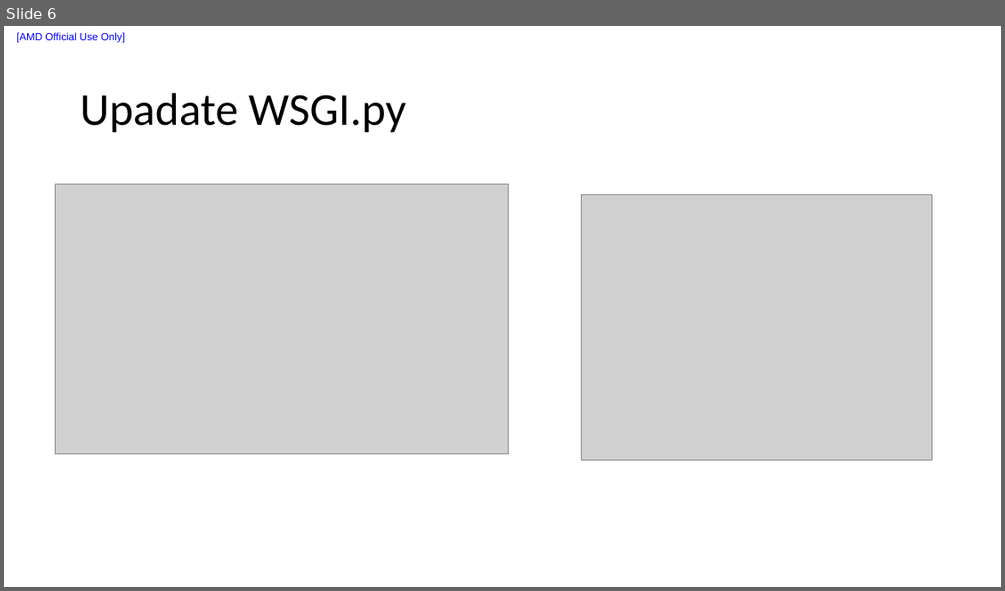
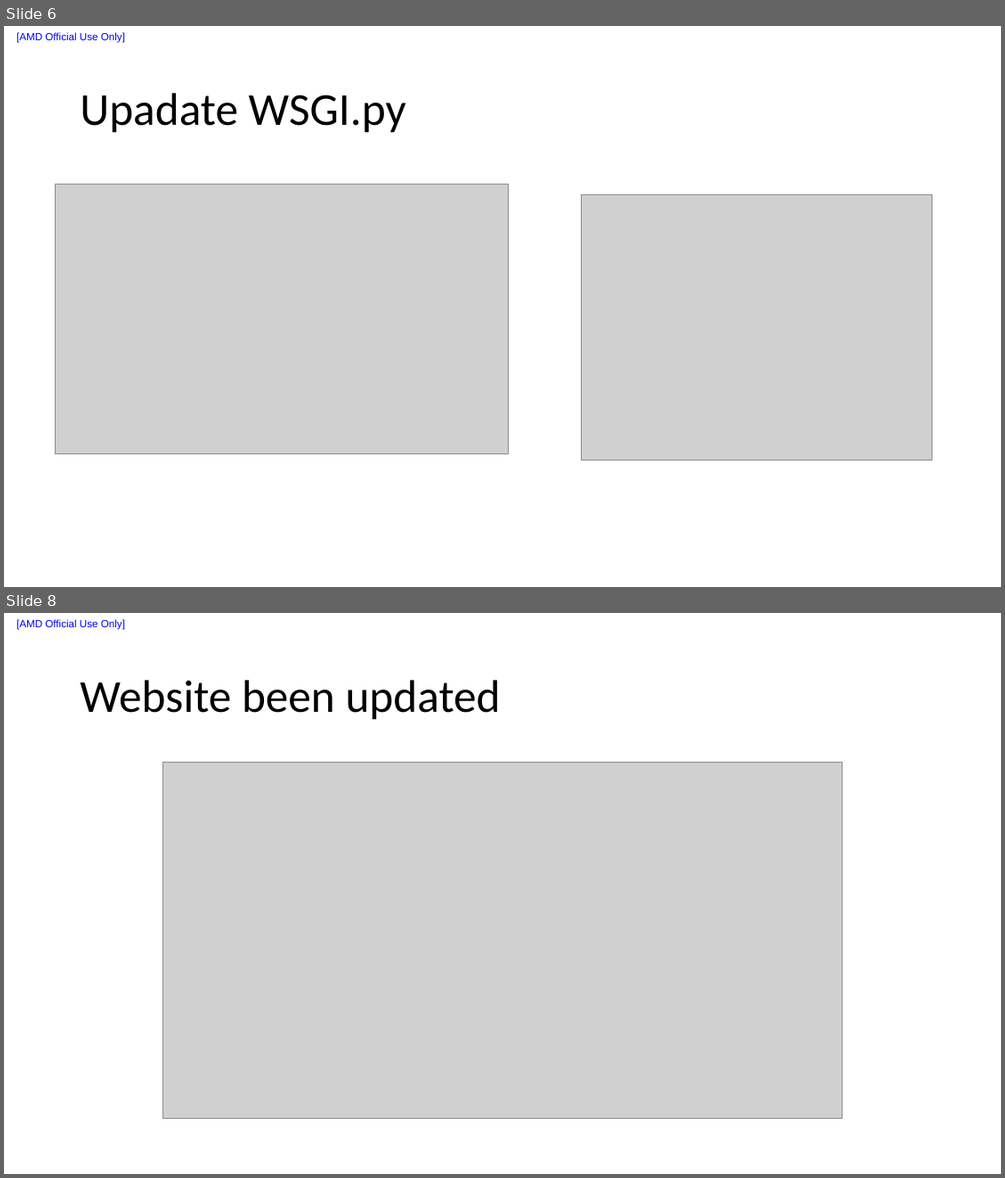
Before and after one commit to liuxu-github-ui/Django, a slide deck: Web Application Technologies and Django/week2/Create first polls Application.pptx. Shown one above the other, each under a label of ours: slide 6 before the commit, slides 6 and 8 after it; the slides between them are not shown. The pictures are 1005x591 and 1005x1178 pixels, drawn with LibreOffice and Linux fonts; fonts in the diff are those of the drawing; grey boxes stand for pictures. Boxes give left, top, right and bottom in pixels: in the first picture for what was removed or moved away, otherwise in the second. Text is boxed around its words. In the diff, an @@ line names an element or a change of style, - is before the commit and + after.

Commit message:
add more pages

```diff
--- a/Web Application Technologies and Django/week2/Create first polls Application.pptx
+++ b/Web Application Technologies and Django/week2/Create first polls Application.pptx
@@ slide 8 added at (x1=4, y1=613, x2=1001, y2=1174), background #FFFFFF; not listed: 1 template element that a slide beside it also shows @@
@@ title added at (x1=80, y1=680, x2=501, y2=720), 44 pt, text #000000 @@
+Website been updated
@@ picture added at (x1=163, y1=763, x2=841, y2=1119) @@
```
Also in this commit, not shown: 1 other slide added.
